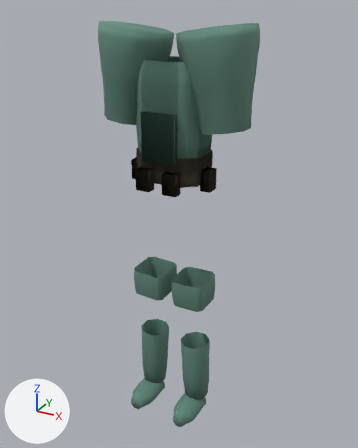
Before and after pictures for a commit that changed the glTF model public/assets/lab/soldier-kit.gltf.
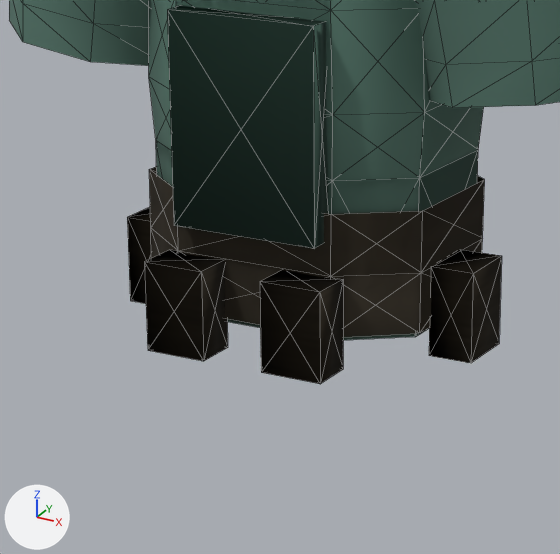
Old and new are each drawn whole from a 50 mm camera at (0.804, -1.428, 1.512) aimed at (0.01, 0.017, 0.79) and again close up on the part from 29% to 64% of the width and 25% to 53% of the height. Every picture has the same lights, and +X, +Y and +Z are marked at lower left. The older version's two pictures come first. The close-ups show mesh edges as thin lines. Vertices at exactly the same position are counted once.
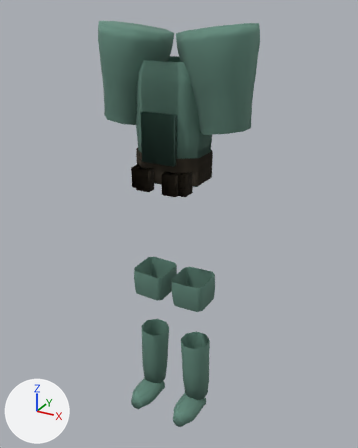
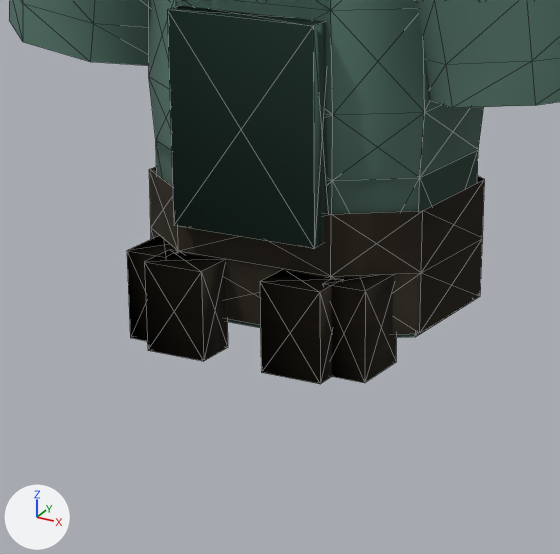
Changed parts and their boxes (x1, y1, x2, y2) in the close-ups (560 x 554 px; the box of a moved part takes in the faces that stretch with it):
part 1 of me_mesh_0, moved or reshaped
    before: (429, 249, 502, 363)
    after: (326, 275, 396, 383)
part 2 of me_mesh_0, moved or reshaped
    before: (127, 207, 151, 304)
    after: (127, 236, 176, 341)

The change, as a diff of the scene's bpy script:
```diff
--- a/public/assets/lab/soldier-kit.gltf.py
+++ b/public/assets/lab/soldier-kit.gltf.py
@@ me_mesh_0 @@
 me_mesh_0.from_pydata(...)  # 520 vertices, 1112 faces; spans x -0.263..0.263, y -0.15..0.119, z 0.002..1.47
 # used by ob_mesh; location = (0.0, 0.0, 0.0)
+# me_mesh_0 part 1: the loose piece of 8 vertices spanning x 0.117..0.152, y -0.034..0.016, z 0.951..1.021 is moved by (-0.05, -0.075, 0.0)
+# me_mesh_0 part 2: the loose piece of 8 vertices spanning x -0.152..-0.117, y -0.034..0.016, z 0.951..1.021 is moved by (0.05, -0.075, 0.0)
 me_mesh_0.materials.append(mat_plate)
```
